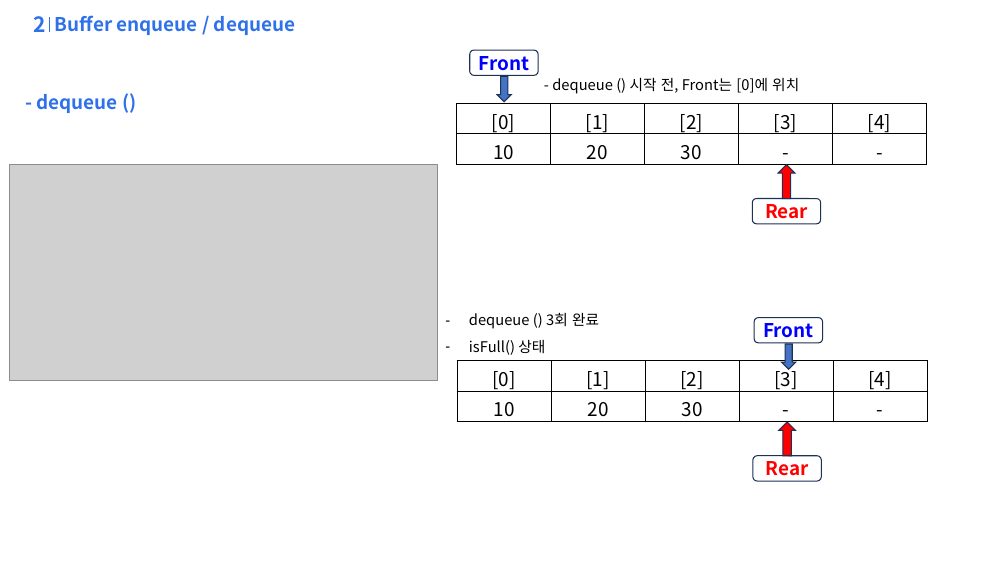
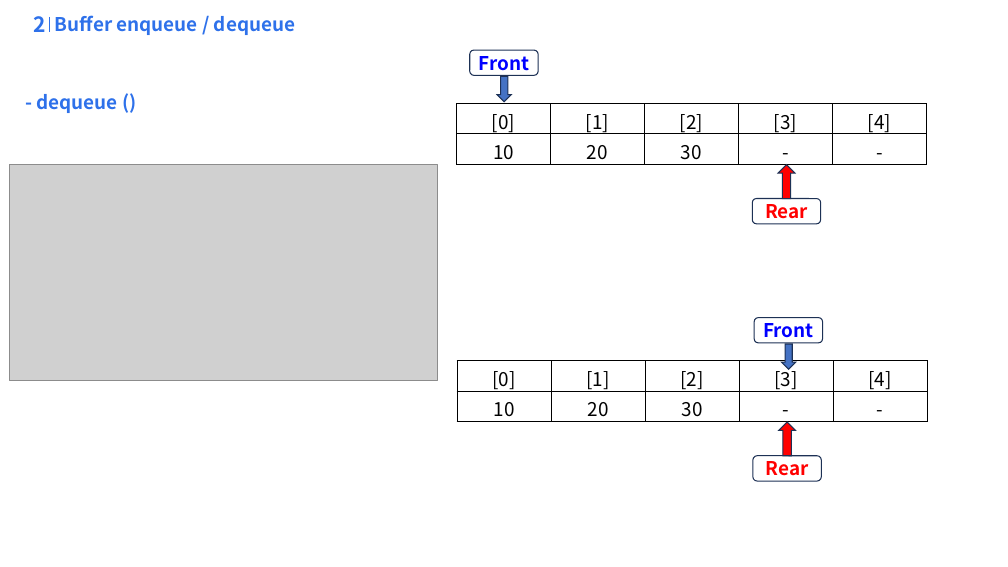
Before and after one commit to qfe051/L412_SelfTest_1_19, a slide deck: slide 4 of 21_c_study/example/ring_buf/ring_buffer_AI_enqueue.pptx. Drawn at 1008x567 pixels with LibreOffice and Linux fonts; fonts in the diff are those of the drawing; grey boxes stand for pictures; background and template pictures are left out. Boxes give left, top, right and bottom in pixels: in the first picture for what was removed or moved away, otherwise in the second. Text is boxed around its words. In the diff, an @@ line names an element or a change of style, - is before the commit and + after.

```diff
--- a/21_c_study/example/ring_buf/ring_buffer_AI_enqueue.pptx
+++ b/21_c_study/example/ring_buf/ring_buffer_AI_enqueue.pptx
@@ text removed at [552, 78, 799, 94] @@
-- dequeue () 시작 전, Front는 [0]에 위치
@@ text removed at [469, 313, 599, 355] @@
-– dequeue () 3회 완료
-– isFull() 상태
```
Also in this commit, not shown: 5 other slides changed, 12 other files.
